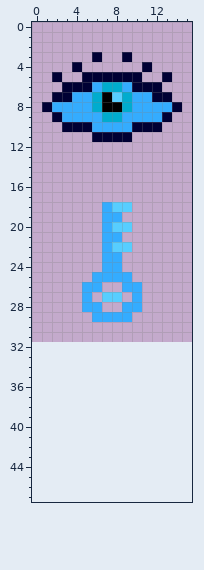
Pixel-art sprite: res/hud/hud_itens.png. Above, as it was before the edit.
The file is 16x32 pixels. The old version is drawn lined up with the new one, on the new canvas.
And afterwards:
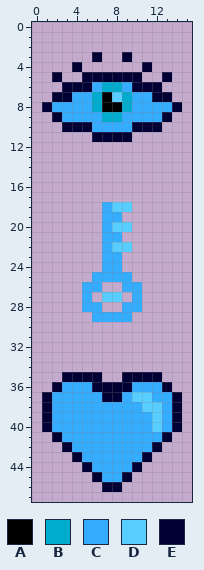
Palette (. is transparent): A #000000  B #00acce  C #34acff  D #57ceff  E #000034
What changed:
canvas 16x32 -> 16x48
Changed rows in their new state; - is an unchanged pixel.
first column x 1:
35 --EEEE--EEEE--
36 -ECCCEEEECCCE-
37 ECCCCCEECDDCCE
38 ECCCCCCCCCDDCE
39 ECCCCCCCCCCDCE
40 ECCCCCCCCCCDCE
41 -ECCCCCCCCCCE-
42 --ECCCCCCCCE--
43 ---ECCCCCCE---
44 ----ECCCCE----
45 -----ECCE-----
46 ------EE------
Boxes around the changes in both pictures, in picture pixels (x1, y1, x2, y2):
added: (42, 372, 182, 492)
